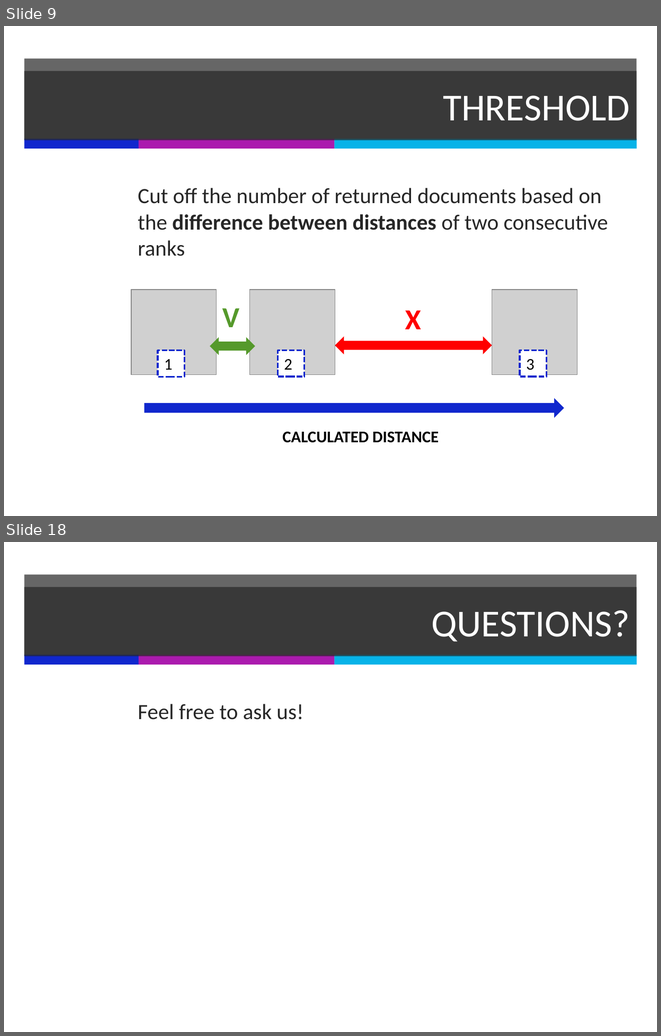
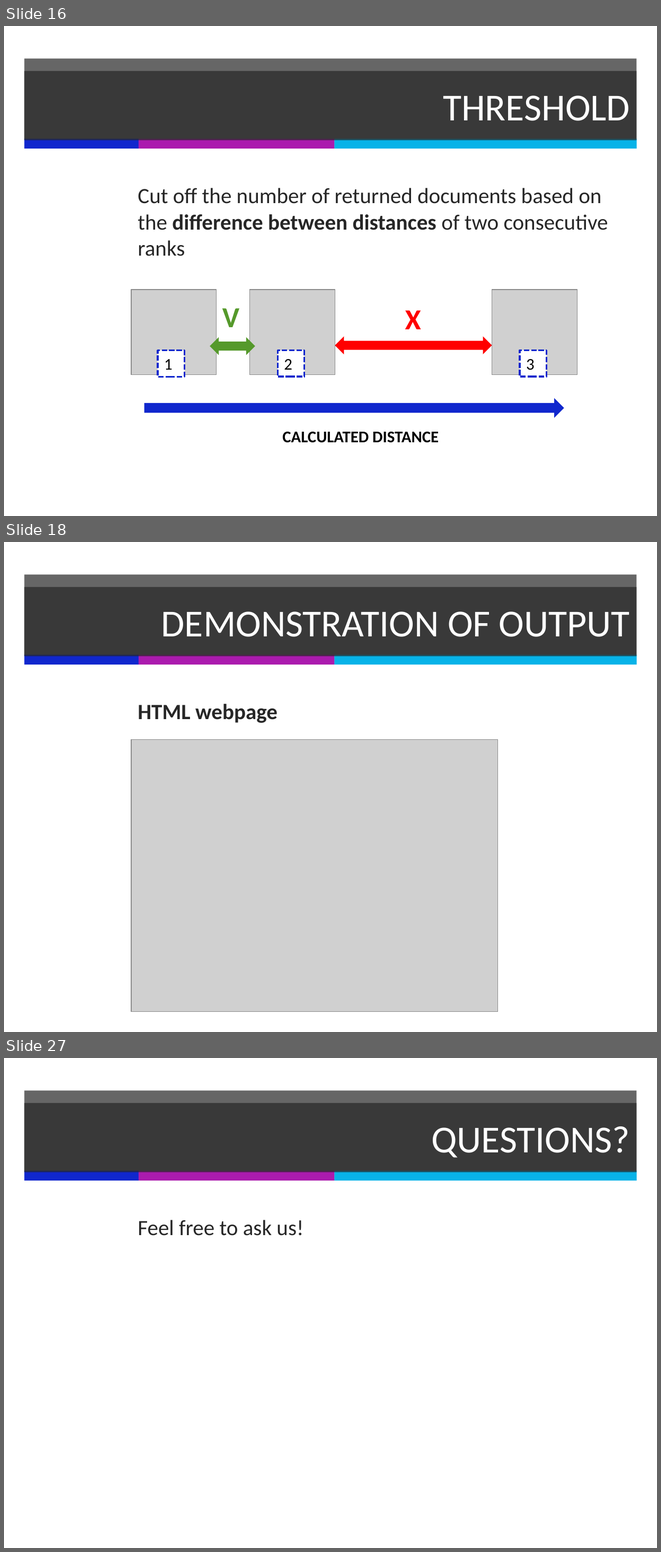
Before and after one commit to PerceptumNL/TweedejaarsProject, a slide deck: doc/finalpresentation.pptx. Shown one above the other, each under a label of ours: slides 9 and 18 before the commit, slides 16, 18 and 27 after it; the slides between them are not shown. The pictures are 661x1036 and 661x1552 pixels, drawn with LibreOffice and Linux fonts; fonts in the diff are those of the drawing; grey boxes stand for pictures. Boxes give left, top, right and bottom in pixels: in the first picture for what was removed or moved away, otherwise in the second. Text is boxed around its words. In the diff, an @@ line names an element or a change of style, - is before the commit and + after.

```diff
--- a/doc/finalpresentation.pptx
+++ b/doc/finalpresentation.pptx
@@ slide 18 added at box(4, 542, 657, 1032), background #FFFFFF; not listed: 4 template elements that a slide beside it also shows @@
@@ title added at box(24, 587, 637, 656), fill #262626 at 70% opacity, 42 pt, text #FFFFFF @@
+DEMONSTRATION OF OUTPUT
@@ text added at box(138, 704, 277, 723), 24 pt, text #262626, bold @@
+HTML webpage
@@ picture added at box(131, 739, 497, 1012) @@
@@ what was slide 9 is now slide 16 @@
@@ what was slide 18 is now slide 27 @@
```
Also in this commit, not shown: 3 slides changed, 13 other slides added, 5 slides removed, 1 other file.
